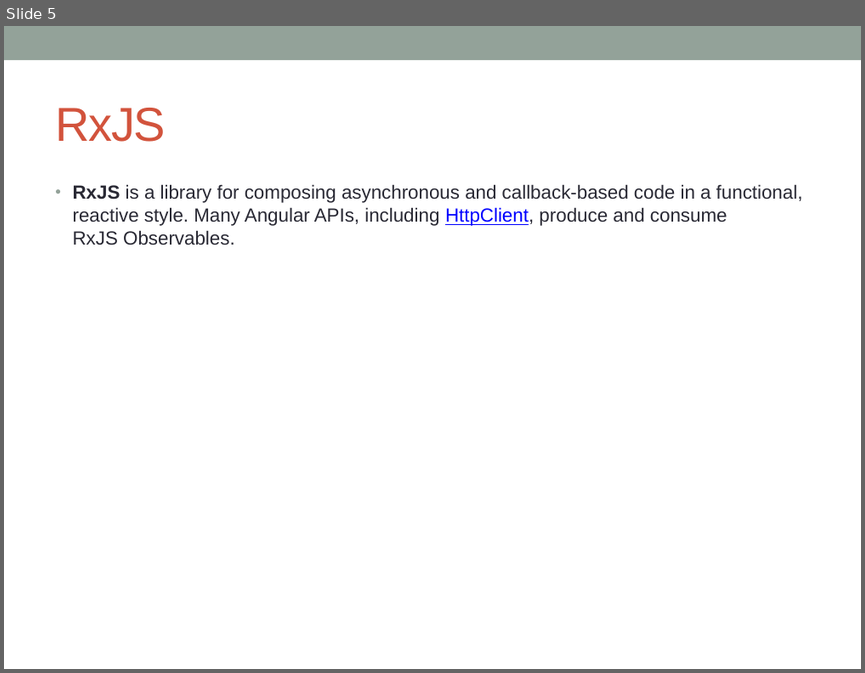
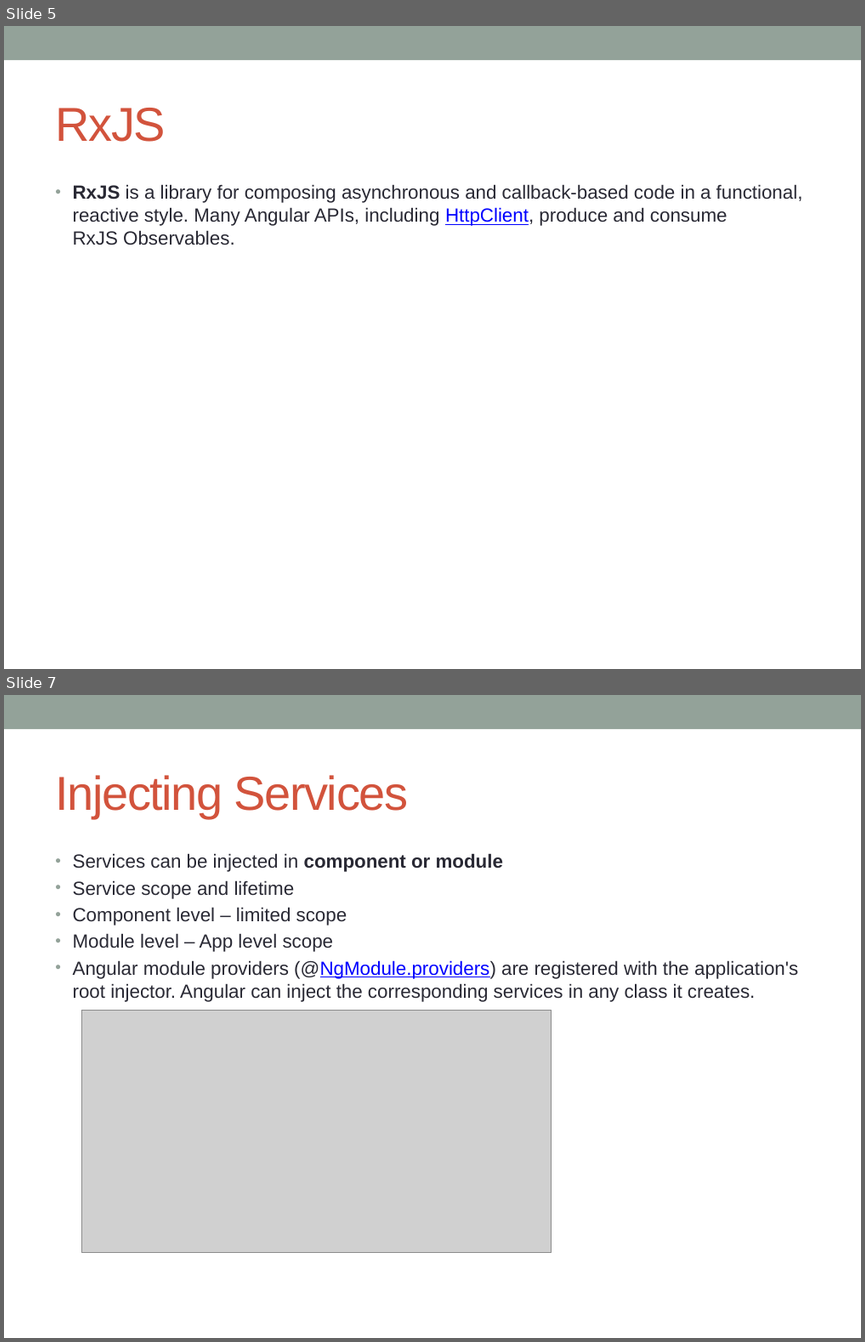
Before and after one commit to notionquest/ProjectDocumentation, a slide deck: Angular.pptx. Shown one above the other, each under a label of ours: slide 5 before the commit, slides 5 and 7 after it; the slides between them are not shown. The pictures are 865x673 and 865x1342 pixels, drawn with LibreOffice and Linux fonts; fonts in the diff are those of the drawing; grey boxes stand for pictures. Boxes give left, top, right and bottom in pixels: in the first picture for what was removed or moved away, otherwise in the second. Text is boxed around its words. In the diff, an @@ line names an element or a change of style, - is before the commit and + after.

```diff
--- a/Angular.pptx
+++ b/Angular.pptx
@@ slide 7 added at (4,695,861,1338), background #FFFFFF; not listed: 1 template element that a slide beside it also shows @@
@@ title added at (55,775,409,818), 40 pt, text #D2533C @@
+Injecting Services
@@ text added at (73,853,798,1002), 16 pt, text #292934 @@
+• Services can be injected in component or module
+• Service scope and lifetime
+• Component level – limited scope
+• Module level – App level scope
+• Angular module providers (@NgModule.providers) are registered with the application's root injector. Angular can inject the corresponding services in any class it creates.
@@ picture added at (82,1009,551,1252) @@
```
Also in this commit, not shown: 2 slides changed, 5 other slides added.
